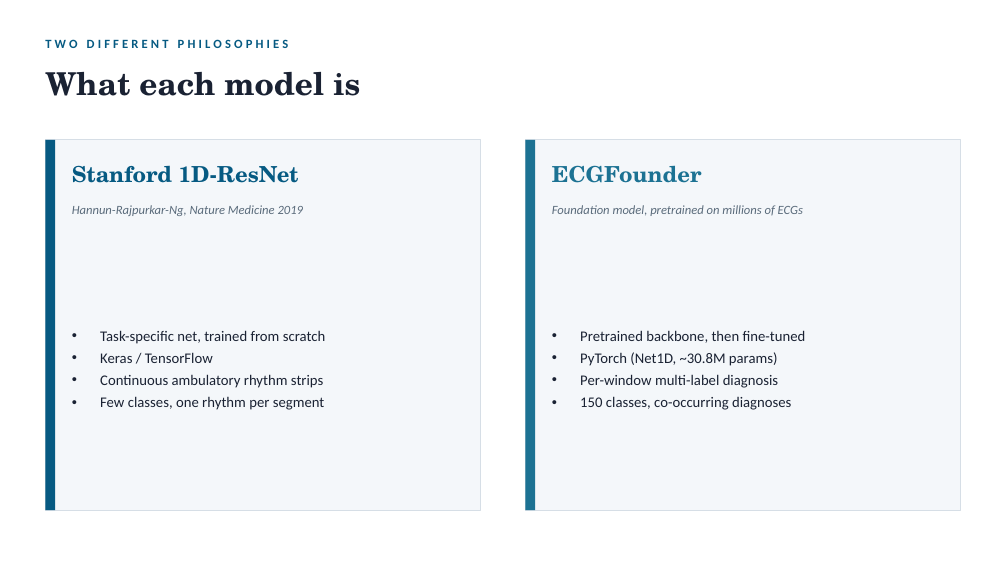
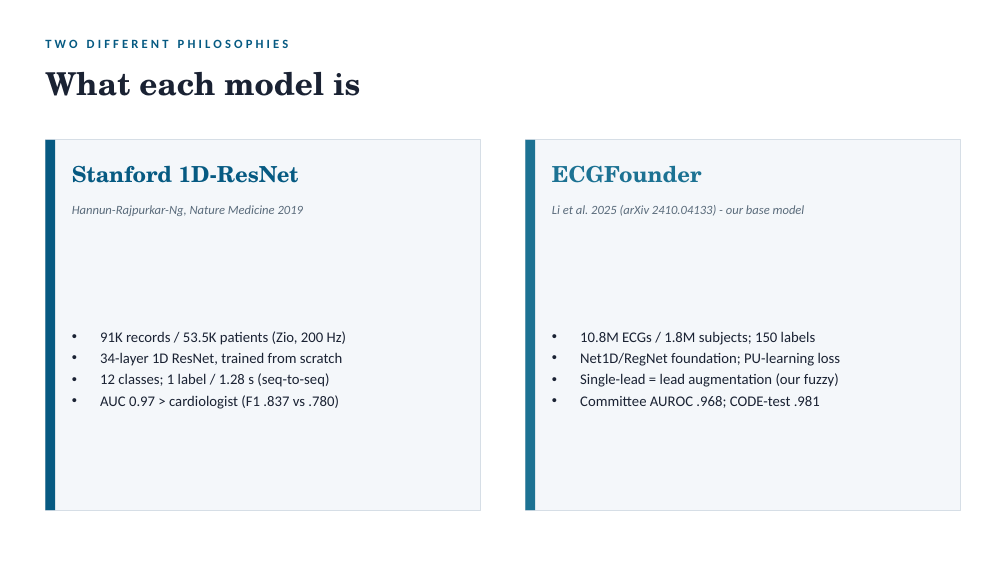
Before and after one commit to yuan842/ECGFounder, a slide deck: slide 3 of docs/Stanford_vs_ECGFounder_6page.pptx (slide 2 before the commit). Drawn at 1008x567 pixels with LibreOffice and Linux fonts; fonts in the diff are those of the drawing. Boxes give left, top, right and bottom in pixels: in the first picture for what was removed or moved away, otherwise in the second. Text is boxed around its words. In the diff, an @@ line names an element or a change of style, - is before the commit and + after.

```diff
--- a/docs/Stanford_vs_ECGFounder_6page.pptx
+++ b/docs/Stanford_vs_ECGFounder_6page.pptx
@@ text at (x1=552, y1=205, x2=805, y2=216): text changed @@
-Foundation model, pretrained on millions of ECGs
+Li et al. 2025 (arXiv 2410.04133) - our base model
@@ text at (x1=100, y1=331, x2=346, y2=409): text changed @@
-• Task-specific net, trained from scratch
-• Keras / TensorFlow
-• Continuous ambulatory rhythm strips
-• Few classes, one rhythm per segment
+• 91K records / 53.5K patients (Zio, 200 Hz)
+• 34-layer 1D ResNet, trained from scratch
+• 12 classes; 1 label / 1.28 s (seq-to-seq)
+• AUC 0.97 > cardiologist (F1 .837 vs .780)
@@ text at (x1=580, y1=331, x2=841, y2=408): text changed @@
-• Pretrained backbone, then fine-tuned
-• PyTorch (Net1D, ~30.8M params)
-• Per-window multi-label diagnosis
-• 150 classes, co-occurring diagnoses
+• 10.8M ECGs / 1.8M subjects; 150 labels
+• Net1D/RegNet foundation; PU-learning loss
+• Single-lead = lead augmentation (our fuzzy)
+• Committee AUROC .968; CODE-test .981
```
Also in this commit, not shown: 2 other slides changed, 1 slide added, 4 other files.
